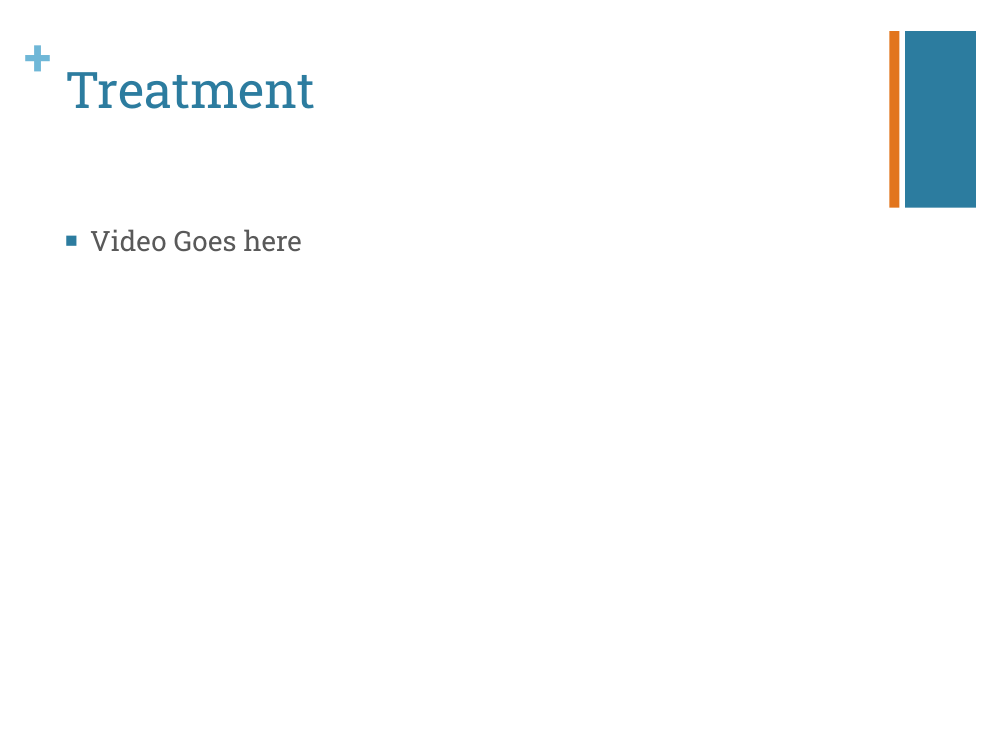
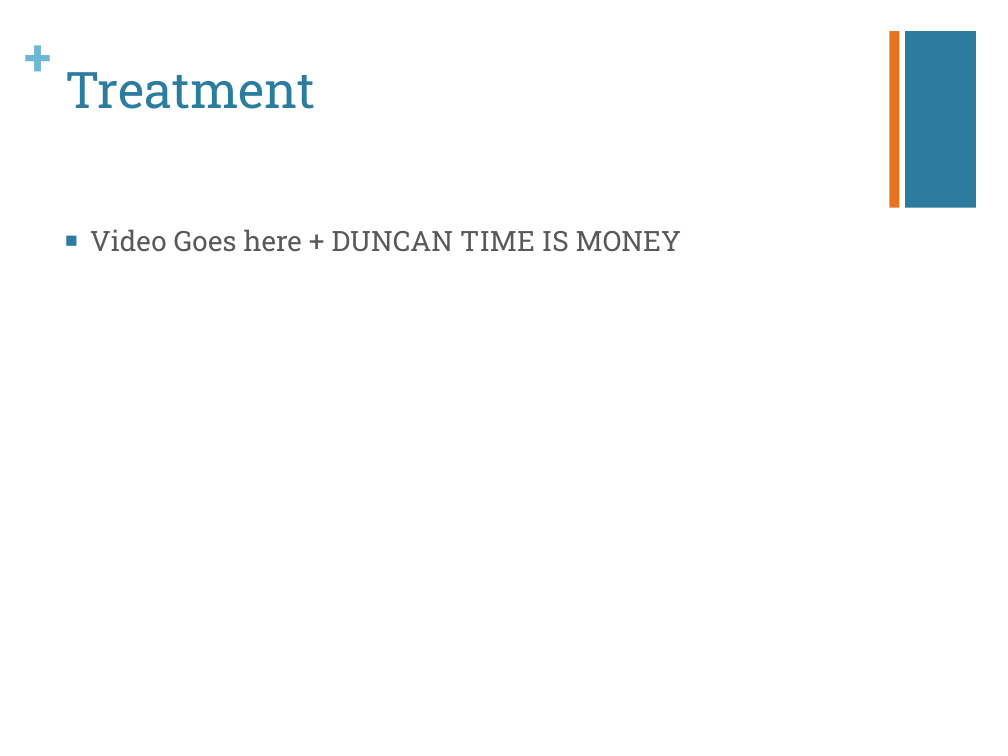
Before and after one commit to nolanslade/zp18, a slide deck: slide 10 of Documentation/capstone_ppt.pptx. Drawn at 1008x756 pixels with LibreOffice and Linux fonts; fonts in the diff are those of the drawing. Boxes give left, top, right and bottom in pixels: in the first picture for what was removed or moved away, otherwise in the second. Text is boxed around its words. In the diff, an @@ line names an element or a change of style, - is before the commit and + after.

```diff
--- a/Documentation/capstone_ppt.pptx
+++ b/Documentation/capstone_ppt.pptx
@@ text at bbox=[90, 229, 681, 252]: text changed @@
-■ Video Goes here
+■ Video Goes here + DUNCAN TIME IS MONEY
```
Also in this commit, not shown: 6 other slides changed, 3 slides added, 1 slide removed.
